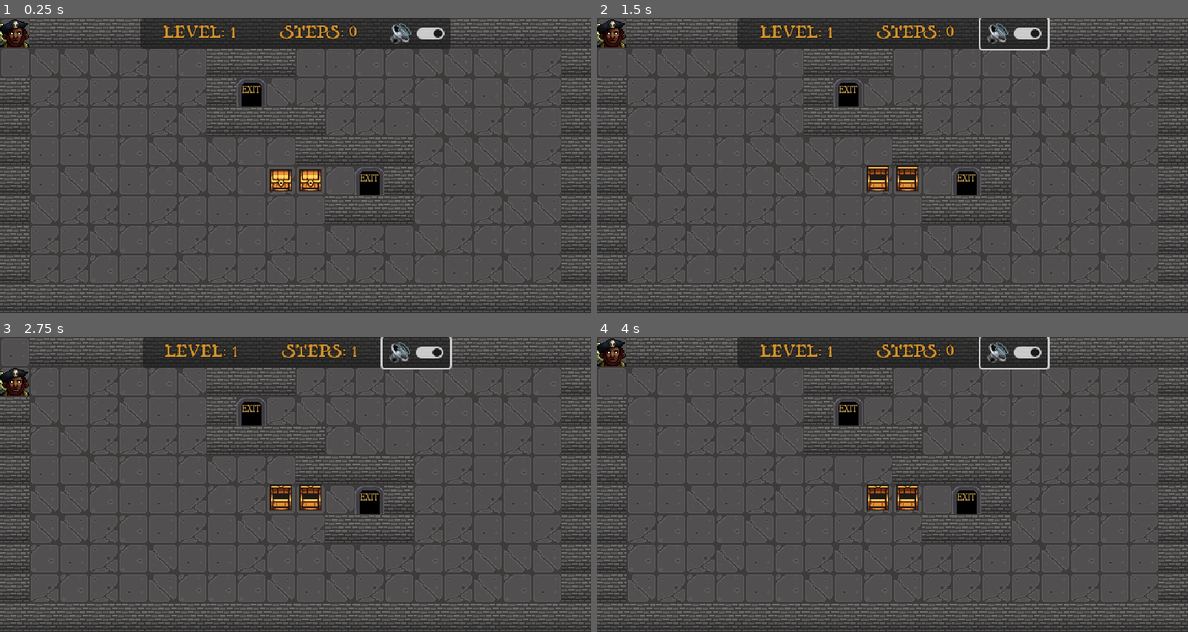
Above: before the commit, frames 1-4 (two rows, left to right).
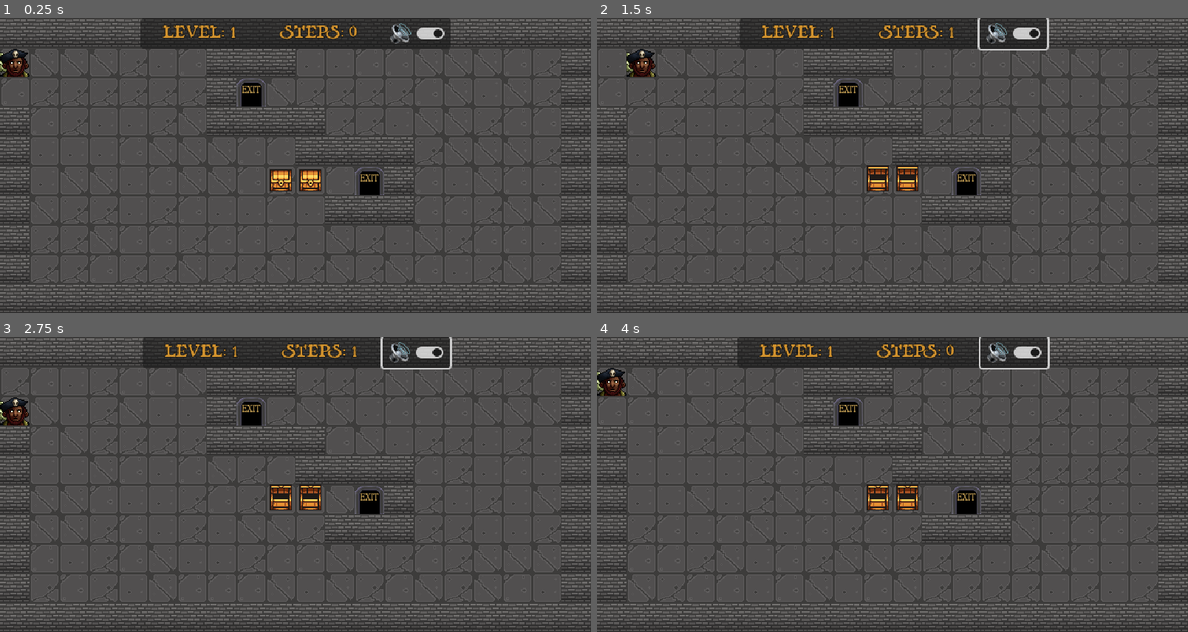
Above: after the commit, the same moments.

Repository: rdoetjes/pirateban
Game: Godot game, scene res://Game.tscn
The game is run twice, just before and just after one commit, with the same random seed, the same clock (stepped at 60 frames per second) and the same inputs.
Inputs (mouse positions are in pixels of both pictures, inside the frame that each line leads up to):
- Up to frame 1 (0.25 s): no input
- Up to frame 2 (1.5 s): click (1016, 32) at 0.5 s; tap Enter at 1.25 s; hold Right (ui_right) from 1.28 s (still down)
- Up to frame 3 (2.75 s): tap R (restart) at 2 s; release Right (ui_right) at 2.03 s; hold Down (ui_down) from 2.03 s (still down)
- Up to frame 4 (4 s): tap R (restart) at 2.75, 3.5 s; release Down (ui_down) at 2.78 s; hold Right (ui_right) 2.78-3.53 s; hold Up (ui_up) from 3.53 s (still down)

The runs differ from the first frame. In frame 1, 1.0% of the frame differs, in the area x 0-5%, y 0-30%; in frame 2, 1.8%, in the area x 0-77%, y 0-30%; in frame 3, 0.9%; in frame 4, 1.0%.

Commit message:
trying collisions

Diff:
--- a/Game.gd
+++ b/Game.gd
@@ -3,7 +3,7 @@
 static var level: int = 1
 static var steps: int = 0
 static var PlayField: TileMap
-static var Player: Area2D
+static var Player: CharacterBody2D
 static var TreasureScene: PackedScene = preload("res://Treasure.tscn")
 static var DoorScene: PackedScene = preload("res://Door.tscn")
 
@@ -43,10 +43,12 @@
 				"D":
 					var Door = DoorScene.instantiate()
 					Door.set_grid_position(Vector2i(x, y))
+					Door.name = "Door"+str(x)+"_"+str(y)
 					add_child(Door)
 				"T":
 					PlayField.set_cell(0, Vector2i(x, y), 0, empty_tiles.pick_random())
-					var Treasure = TreasureScene.instantiate()
+					var Treasure =  preload("res://Treasure.tscn").instantiate()
+					Treasure.name = "Treasure"+str(x)+"_"+str(y)
 					Treasure.set_grid_position(Vector2i(x, y), false)
 					add_child(Treasure)
 				"P":
--- a/Player.gd
+++ b/Player.gd
@@ -1,4 +1,4 @@
-extends Area2D
+extends CharacterBody2D
 
 var grid_pos: Vector2i
 var enable_input: bool = true
@@ -39,9 +39,12 @@
 
 func set_grid_position(new_pos : Vector2i, use_tween: bool) -> void:
 	if use_tween:
+		#collision detection with walls
 		var space_state = get_world_2d().direct_space_state
 		var query = PhysicsRayQueryParameters2D.create($Sprite2D.position, Vector2(new_pos.x*32+16, new_pos.y*32+16),1)
+		query.set_collide_with_areas(true)
 		var result = space_state.intersect_ray(query)
+		print(result)
 		if result.is_empty():
 			disable_game_input()
 			var tween = create_tween()
--- a/Player.tscn
+++ b/Player.tscn
@@ -5,7 +5,8 @@
 
 [sub_resource type="RectangleShape2D" id="RectangleShape2D_7htvx"]
 
-[node name="Player" type="Area2D"]
+[node name="Player" type="CharacterBody2D"]
+disable_mode = 2
 script = ExtResource("1_8qkv1")
 metadata/_edit_group_ = true
 
--- a/Treasure.gd
+++ b/Treasure.gd
@@ -17,6 +17,7 @@
 		var space_state = get_world_2d().direct_space_state
 		var query = PhysicsRayQueryParameters2D.create($Sprite2D.position, Vector2(new_pos.x*32+16, new_pos.y*32+16),1)
 		var result = space_state.intersect_ray(query)
+
 		if result.is_empty():
 			var tween = create_tween()
 			tween.tween_property($Sprite2D, "position", Vector2(new_pos.x*32+16, new_pos.y*32+16), 0.15)
--- a/Treasure.tscn
+++ b/Treasure.tscn
@@ -45,12 +45,13 @@
 }]
 
 [node name="Treasure" type="Area2D"]
+disable_mode = 2
 script = ExtResource("1_pqrv6")
 metadata/_edit_group_ = true
 
 [node name="CollisionShape2D" type="CollisionShape2D" parent="."]
-position = Vector2(2.08165e-12, -1)
-shape = SubResource("RectangleShape2D_yqu53")
+position = Vector2(0, -1)
+shape = SubResource("RectangleShape2D_qmdnt")
 
 [node name="AnimatedSprite2D" type="AnimatedSprite2D" parent="."]
 position = Vector2(0, -1)
Not shown: 1 places in Treasure.tscn that only renumber resources
Not shown, changed: levels/level1.txt
